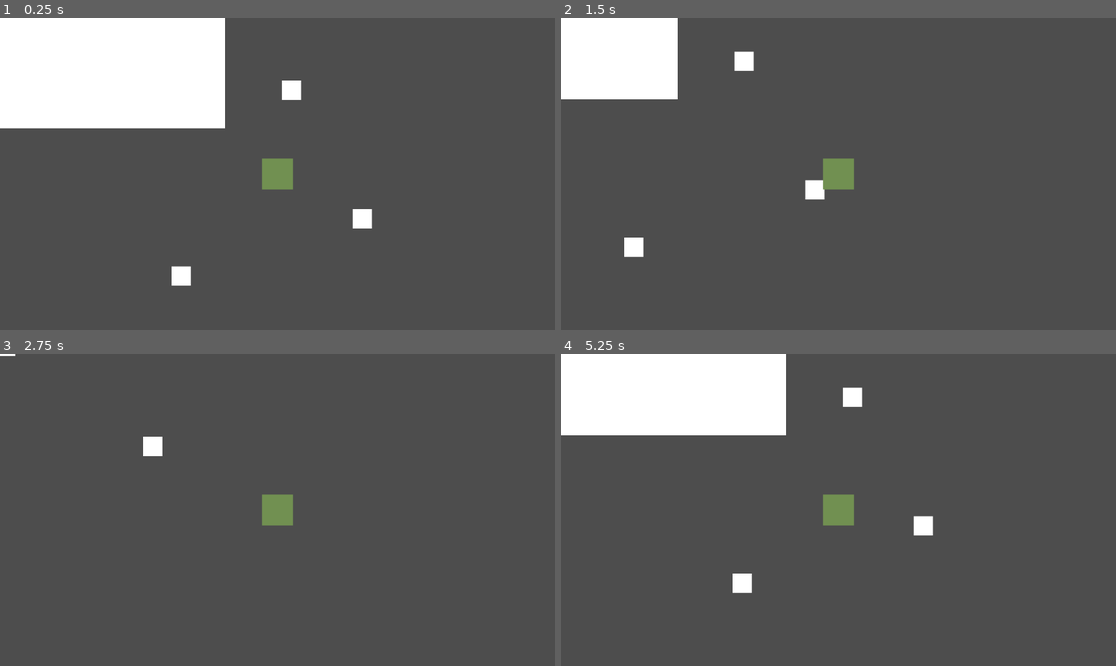
Above: before the commit, frames 1-4 (two rows, left to right).
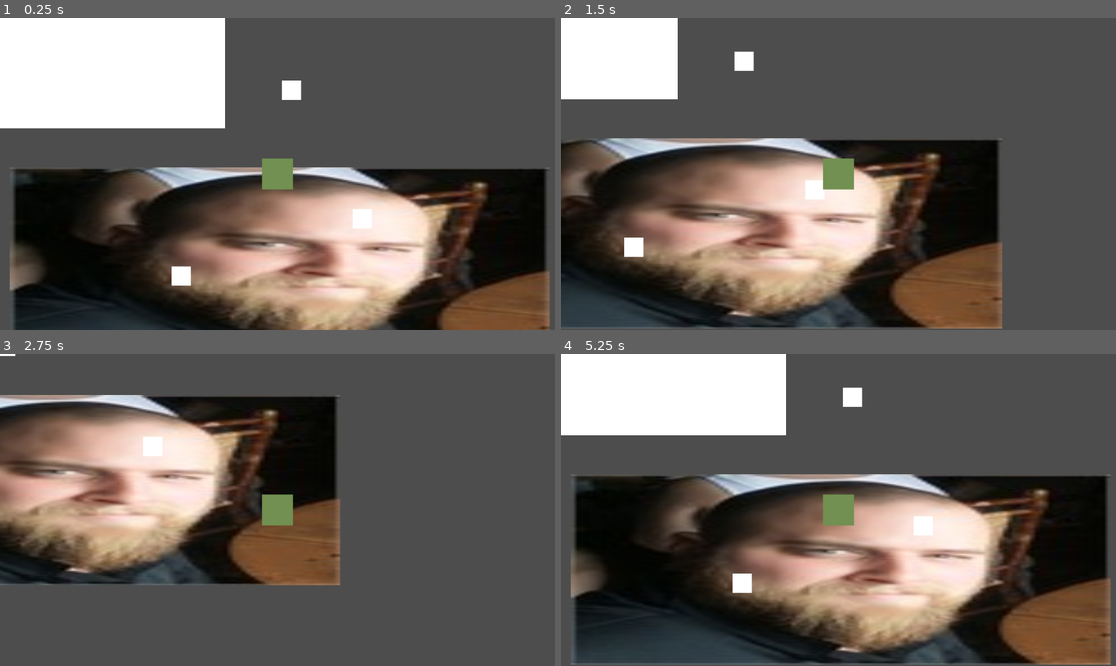
Above: after the commit, the same moments.

Repository: z3roco01/2025-skills-game
Game: Godot game, scene res://scenes/main.tscn
Same seed, same stepped clock (60 frames per second), same inputs: the game is played once before the commit and once after it.
Inputs:
- Up to frame 1 (0.25 s): no input
- Up to frame 2 (1.5 s): tap Enter at 0.5 s; hold D (right) 0.53-1.28 s; hold S (back) from 1.28 s (still down)
- Up to frame 3 (2.75 s): release S (back) at 2.03 s; hold D (right) from 2.03 s (still down)
- Up to frame 4 (5.25 s): release D (right) at 2.78 s; hold W (up) 2.78-3.53 s; hold A (left) 3.53-5.03 s; hold S (back) from 5.03 s (still down)

The runs differ from the first frame. In frame 1, 47% of the frame differs, in the area x 1-99%, y 47-100%; in frame 2, 45%; in frame 3, 35%; in frame 4, 55%, in the area x 1-100%, y 38-100%.

Commit message:
bug fix - fixed the world

Diff:
--- a/scenes/testworld.tscn
+++ b/scenes/testworld.tscn
@@ -1,8 +1,14 @@
-[gd_scene load_steps=2 format=3 uid="uid://dhtcne3hclwq5"]
+[gd_scene load_steps=3 format=3 uid="uid://cd6l47088vw3t"]
 
-[ext_resource type="PackedScene" uid="uid://6vtbxytds8cv" path="res://scenes/player.tscn" id="1_52pld"]
+[ext_resource type="PackedScene" path="res://scenes/player.tscn" id="1_52pld"]
+[ext_resource type="Texture2D" uid="uid://dbynhn3afuqpa" path="res://scenes/485b60d7-628c-4763-8717-b0b0f7a0f7f5.jpg" id="1_sb6wm"]
 
 [node name="testworld" type="Node2D"]
+
+[node name="485b60d7-628c-4763-8717-b0b0f7a0f7f5" type="Sprite2D" parent="."]
+position = Vector2(5, 184)
+scale = Vector2(9.34167, 3.29167)
+texture = ExtResource("1_sb6wm")
 
 [node name="ColorRect" type="ColorRect" parent="."]
 offset_left = 156.0
Binary file added: scenes/485b60d7-628c-4763-8717-b0b0f7a0f7f5.jpg
Not shown, added: scenes/485b60d7-628c-4763-8717-b0b0f7a0f7f5.jpg.import
